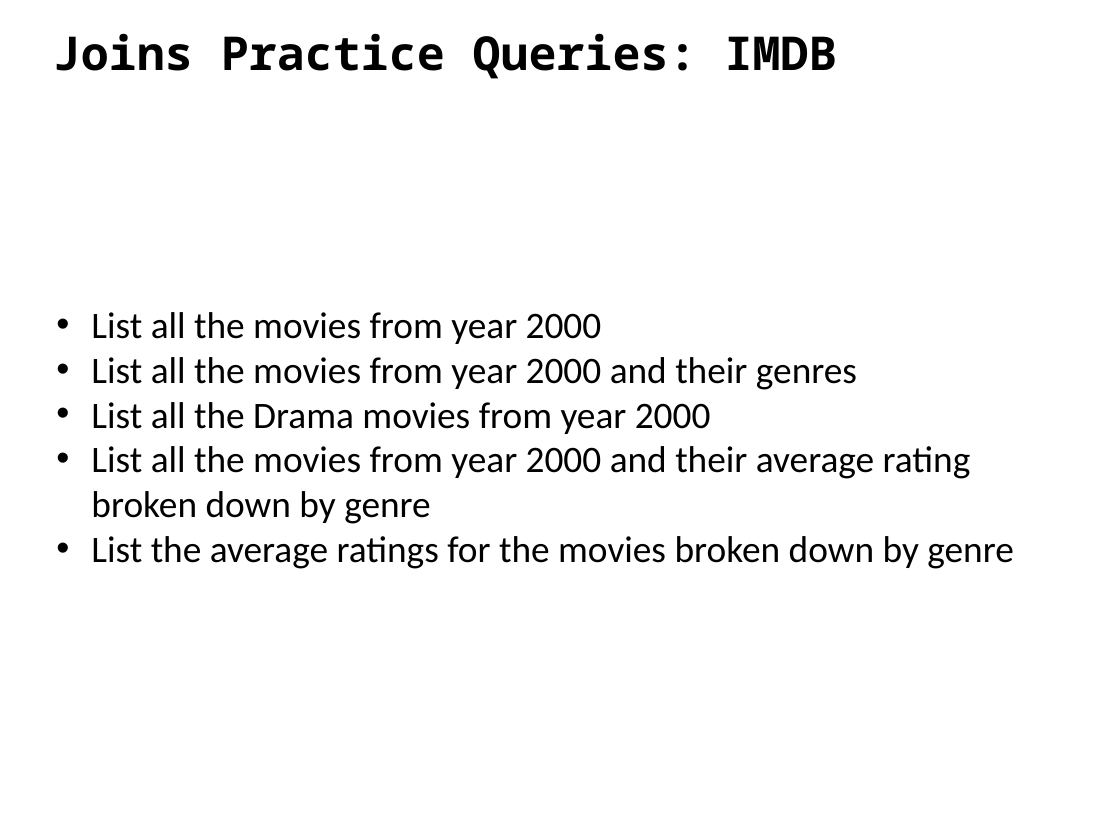
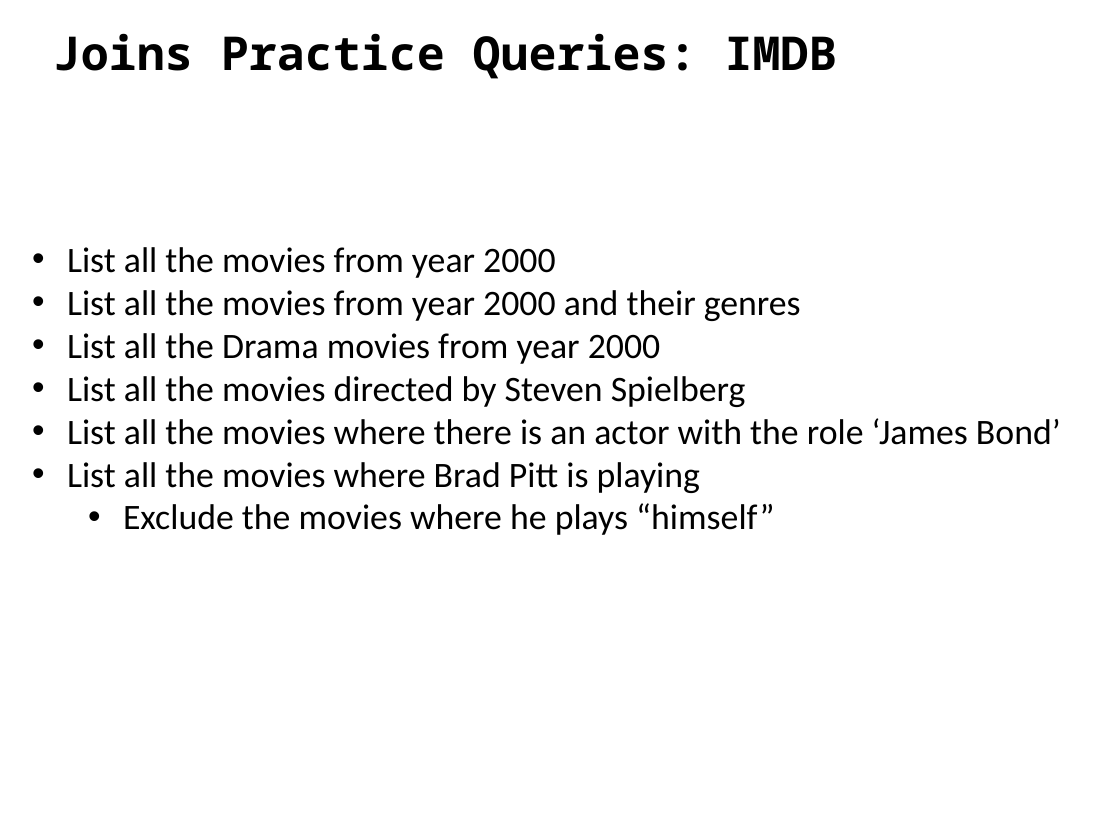
Before and after one commit to ipeirotis/dealing_with_data, a slide deck: slide 29 of 3-SQL/C-SQL.pptx (slide 41 before the commit). Drawn at 1120x840 pixels with LibreOffice and Linux fonts; fonts in the diff are those of the drawing. Boxes give left, top, right and bottom in pixels: in the first picture for what was removed or moved away, otherwise in the second. Text is boxed around its words. In the diff, an @@ line names an element or a change of style, - is before the commit and + after.

```diff
--- a/3-SQL/C-SQL.pptx
+++ b/3-SQL/C-SQL.pptx
@@ text "List all the movies from ..." moved from (x1=91, y1=312, x2=1014, y2=569) to (x1=67, y1=247, x2=1061, y2=535) @@
@@ text at (x1=67, y1=247, x2=801, y2=364): size 24 to 23 pt in "List all the movies from year 2000", "List all the movies from year 2000 ...", "List all the Drama movies from year ..." @@
@@ text at (x1=67, y1=376, x2=1061, y2=535): text changed; size 24 to 23 pt @@
-• List all the movies from year 2000 and their average rating broken down by genre
-• List the average ratings for the movies broken down by genre
+• List all the movies directed by Steven Spielberg
+• List all the movies where there is an actor with the role ‘James Bond’
+• List all the movies where Brad Pitt is playing
+  • Exclude the movies where he plays “himself”
```
Also in this commit, not shown: 5 other slides changed, 3 slides added, 1 other file.
